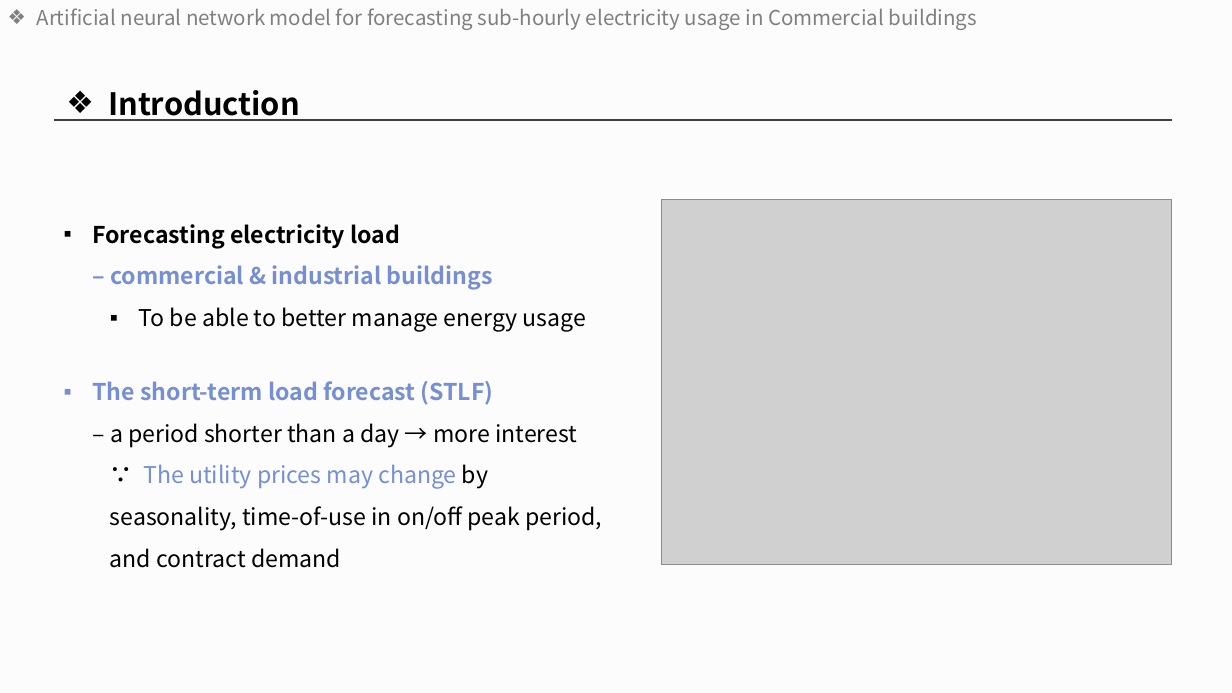
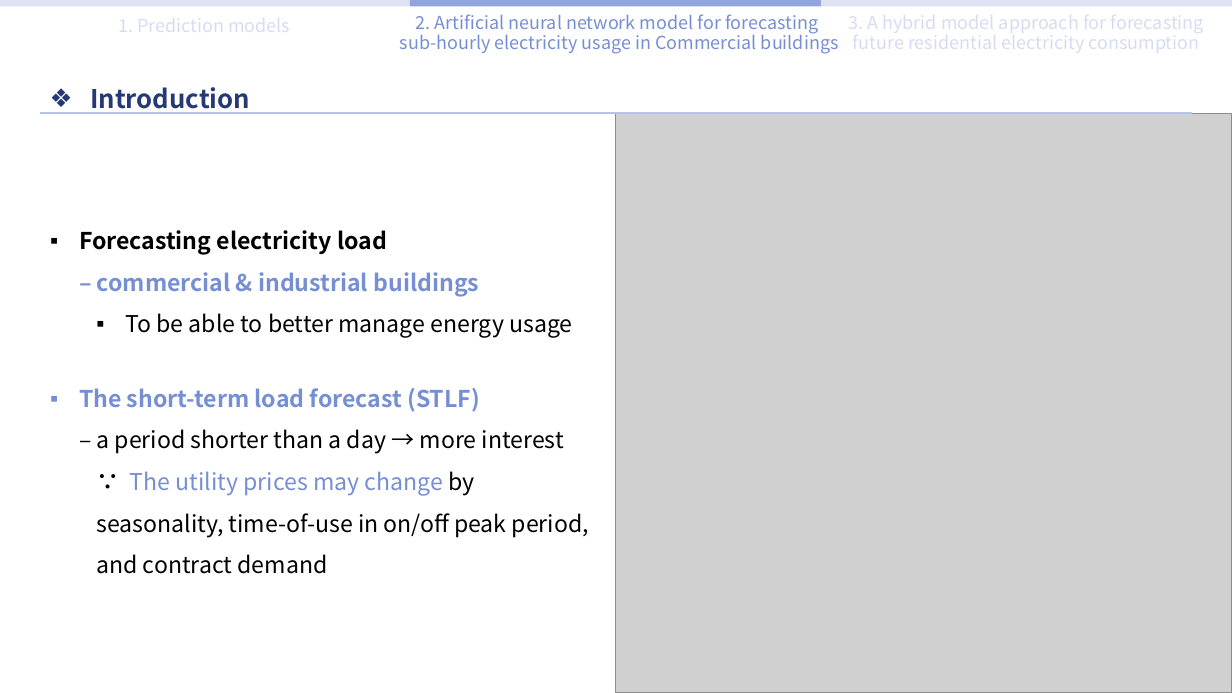
Before and after one commit to sohee98/2022-1st-Course, a slide deck: slide 7 of AI Applications/Literature study 발표/Literature study PPT-SoheeKim.pptx (slide 6 before the commit). Drawn at 1232x693 pixels with LibreOffice and Linux fonts; fonts in the diff are those of the drawing; grey boxes stand for pictures. Boxes give left, top, right and bottom in pixels: in the first picture for what was removed or moved away, otherwise in the second. Text is boxed around its words. In the diff, an @@ line names an element or a change of style, - is before the commit and + after.

```diff
--- a/AI Applications/Literature study 발표/Literature study PPT-SoheeKim.pptx
+++ b/AI Applications/Literature study 발표/Literature study PPT-SoheeKim.pptx
@@ background #F3F3F3 at 19% opacity to #FFFFFF @@
@@ rectangle added at [0,0,410,6], fill #D6DDF2 at 80% opacity @@
@@ text at [400,14,839,54]: text changed; size 16 to 14 pt; text colour #808080 to #768FD4 @@
-❖ Artificial neural network model for forecasting sub-hourly electricity usage in Commercial buildings
+2. Artificial neural network model for forecasting
+sub-hourly electricity usage in Commercial buildings
@@ rectangle added at [410,0,822,6], fill #768FD4 at 80% opacity @@
@@ rectangle added at [821,0,1232,6], fill #D6DDF2 at 80% opacity @@
@@ text "Introduction": place and size @@
-text "Introduction" at [108,90,300,121]
+text "Introduction" at [90,87,250,114]
@@ text "Introduction" at [90,87,250,114]: size 24 to 20 pt, text colour #000000 to #253A75 @@
@@ line moved from (55, 120) - (1172, 120) to (41, 114) - (1192, 114) @@
@@ line (41, 114) - (1192, 114): stroke #404040 1 pt to #B6C3E8 1.5 pt @@
@@ picture: place and size @@
-picture at [662,200,1173,566]
+picture at [616,114,1232,693]
@@ text "Forecasting electricity load – commercial ...": place and size @@
-text "Forecasting electricity load – commercial ..." at [93,224,586,332]
+text "Forecasting electricity load – commercial ..." at [79,230,572,338]
@@ text "The short-term load forecast (STLF) ...": place and size @@
-text "The short-term load forecast (STLF) ..." at [93,381,602,568]
+text "The short-term load forecast (STLF) ..." at [79,388,589,574]
```
Also in this commit, not shown: 9 other slides changed, 1 slide added, 1 other file.
